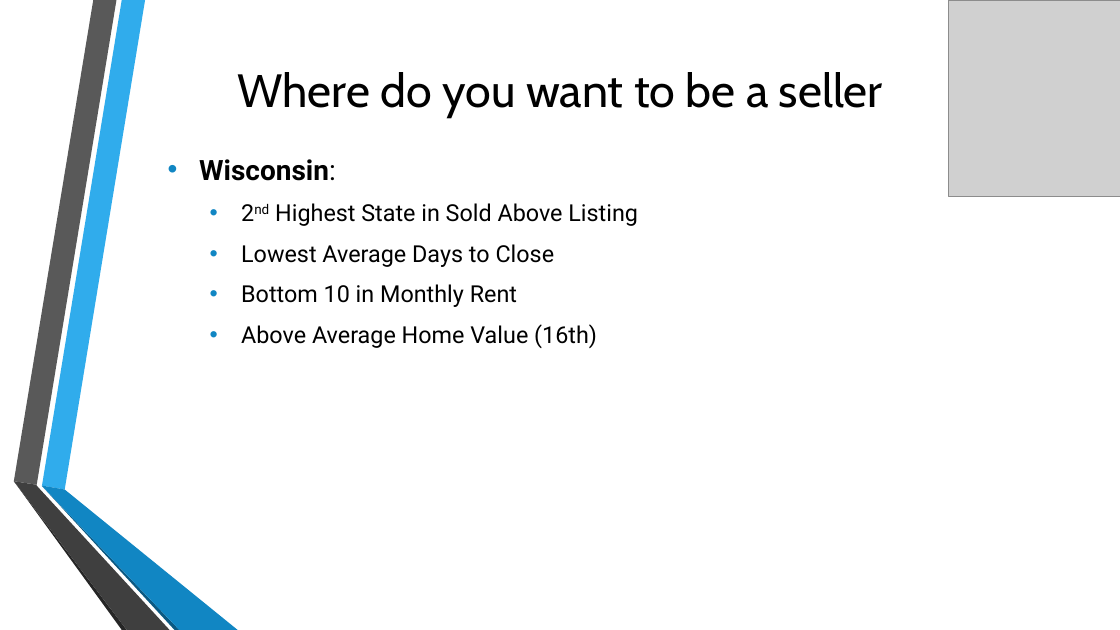
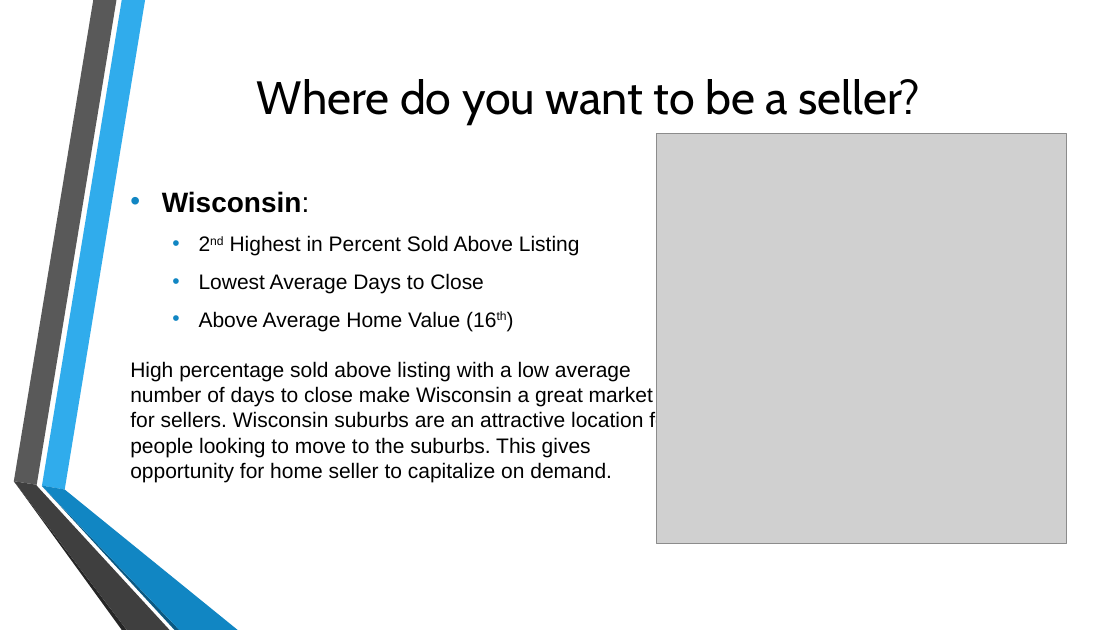
Before and after one commit to josephlomas/Project1_GroupRepo, a slide deck: slide 17 of Real Estate EDA.pptx. Drawn at 1120x630 pixels with LibreOffice and Linux fonts; fonts in the diff are those of the drawing; grey boxes stand for pictures. Boxes give left, top, right and bottom in pixels: in the first picture for what was removed or moved away, otherwise in the second. Text is boxed around its words. In the diff, an @@ line names an element or a change of style, - is before the commit and + after.

```diff
--- a/Real Estate EDA.pptx
+++ b/Real Estate EDA.pptx
@@ title at [257, 79, 920, 126]: text changed @@
-Where do you want to be a seller
+Where do you want to be a seller?
@@ picture: place and size @@
-picture at [949, 0, 1120, 197]
+picture at [657, 134, 1067, 544]
@@ text removed at [199, 159, 638, 348] @@
-• Wisconsin:
-  • 2nd Highest State in Sold Above Listing
-  • Lowest Average Days to Close
-  • Bottom 10 in Monthly Rent
-  • Above Average Home Value (16th)
@@ text added at [130, 191, 673, 482], 18 pt, text #000000 @@
+• Wisconsin:
+  • 2nd Highest in Percent Sold Above Listing
+  • Lowest Average Days to Close
+  • Above Average Home Value (16th)
+High percentage sold above listing with a low average number of days to close make Wisconsin a great market for sellers. Wisconsin suburbs are an attractive location for people looking to move to the suburbs. This gives opportunity for home seller to capitalize on demand.
```
Also in this commit, not shown: 10 other slides changed, 3 slides added, 3 slides removed, 1 other file.
